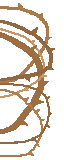
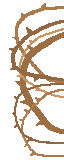
Before/after of a 64x160 layered artwork. What changed in the layer stack:
hid "racines copie" over (0, 3, 55, 157)
showed "racines" over (9, 3, 64, 157)
